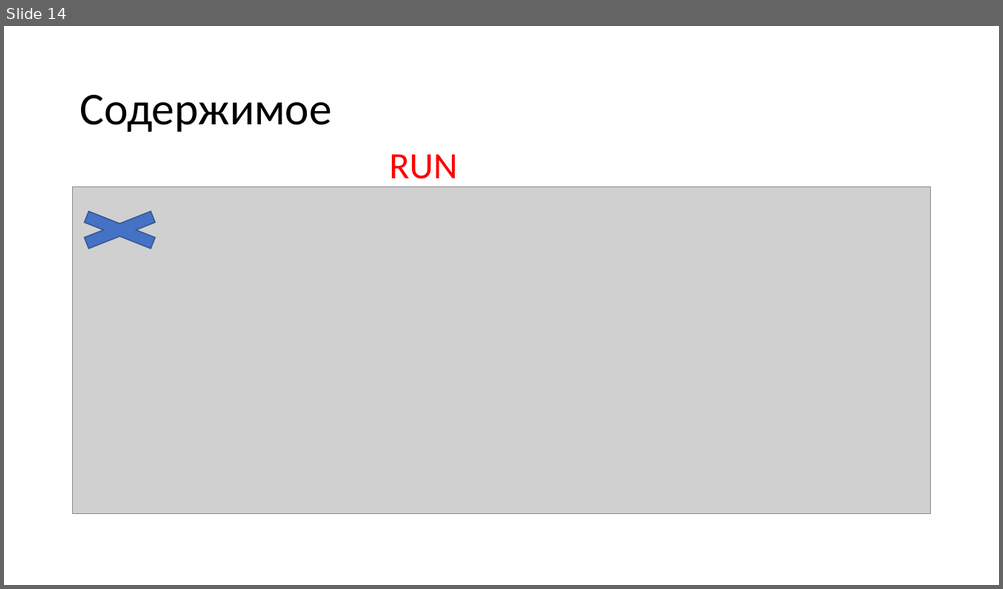
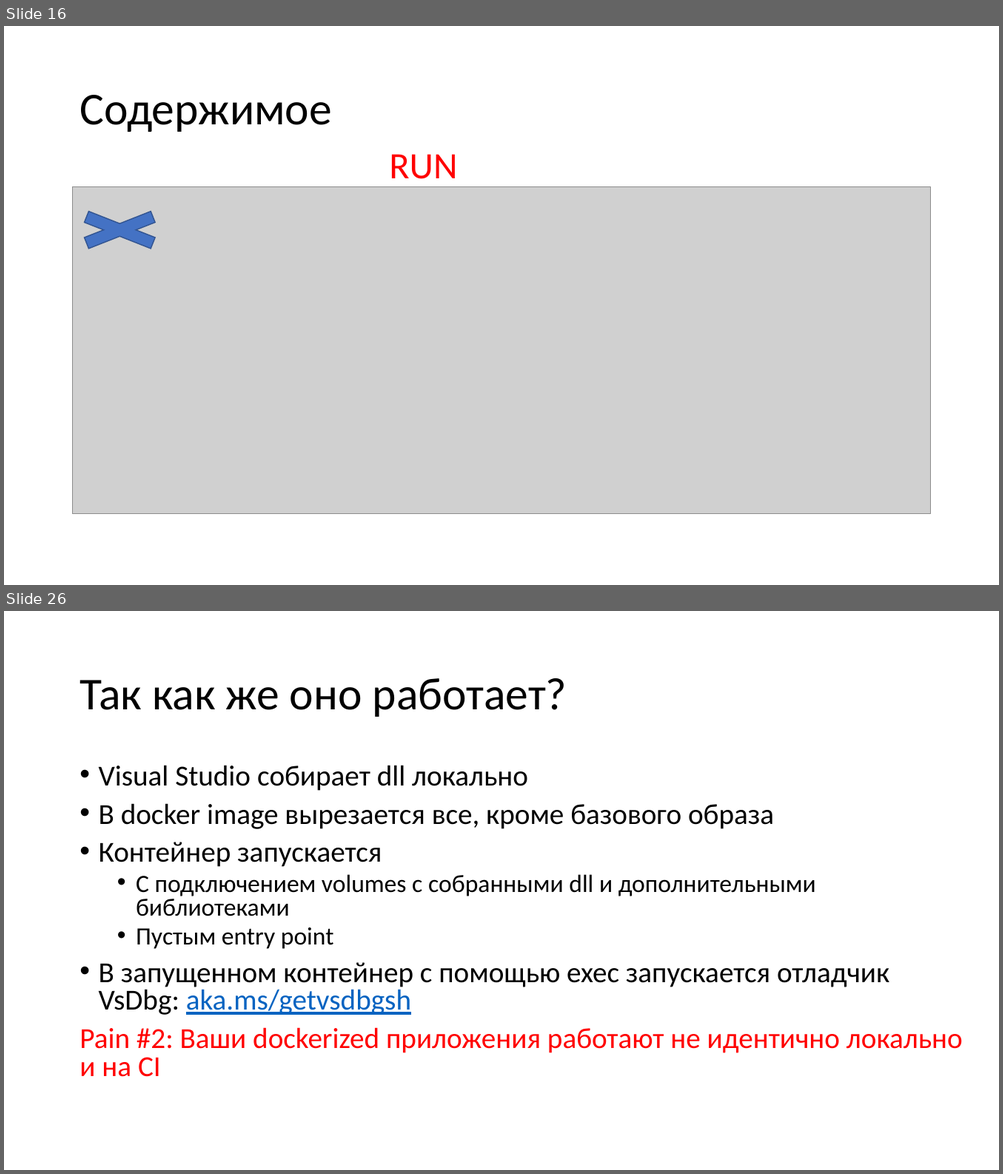
Before and after one commit to kugushev/presentations, a slide deck: 2019_VisualStudio-And-Docker/Presentation.pptx. Shown one above the other, each under a label of ours: slide 14 before the commit, slides 16 and 26 after it; the slides between them are not shown. The pictures are 1003x589 and 1003x1174 pixels, drawn with LibreOffice and Linux fonts; fonts in the diff are those of the drawing; grey boxes stand for pictures. Boxes give left, top, right and bottom in pixels: in the first picture for what was removed or moved away, otherwise in the second. Text is boxed around its words. In the diff, an @@ line names an element or a change of style, - is before the commit and + after.

```diff
--- a/2019_VisualStudio-And-Docker/Presentation.pptx
+++ b/2019_VisualStudio-And-Docker/Presentation.pptx
@@ slide 26 added at (4, 611, 999, 1170), background #FFFFFF @@
@@ title added at (79, 678, 567, 717), 44 pt, text #000000 @@
+Так как же оно работает?
@@ text added at (79, 765, 962, 1077), 28 pt, text #000000 @@
+• Visual Studio собирает dll локально
+• В docker image вырезается все, кроме базового образа
+• Контейнер запускается
+  • C подключением volumes с собранными dll и дополнительными библиотеками
+  • Пустым entry point
+• В запущенном контейнер с помощью exec запускается отладчик VsDbg: aka.ms/getvsdbgsh
+Pain #2: Ваши dockerized приложения работают не идентично локально и на CI
@@ what was slide 14 is now slide 16 @@
```
Also in this commit, not shown: 2 slides changed, 19 other slides added, 5 other files.
